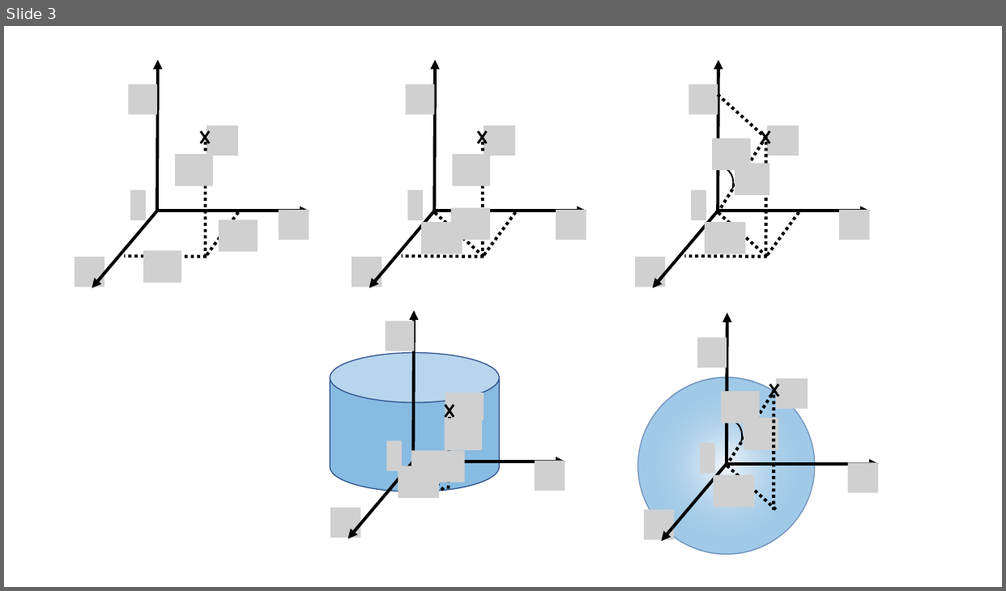
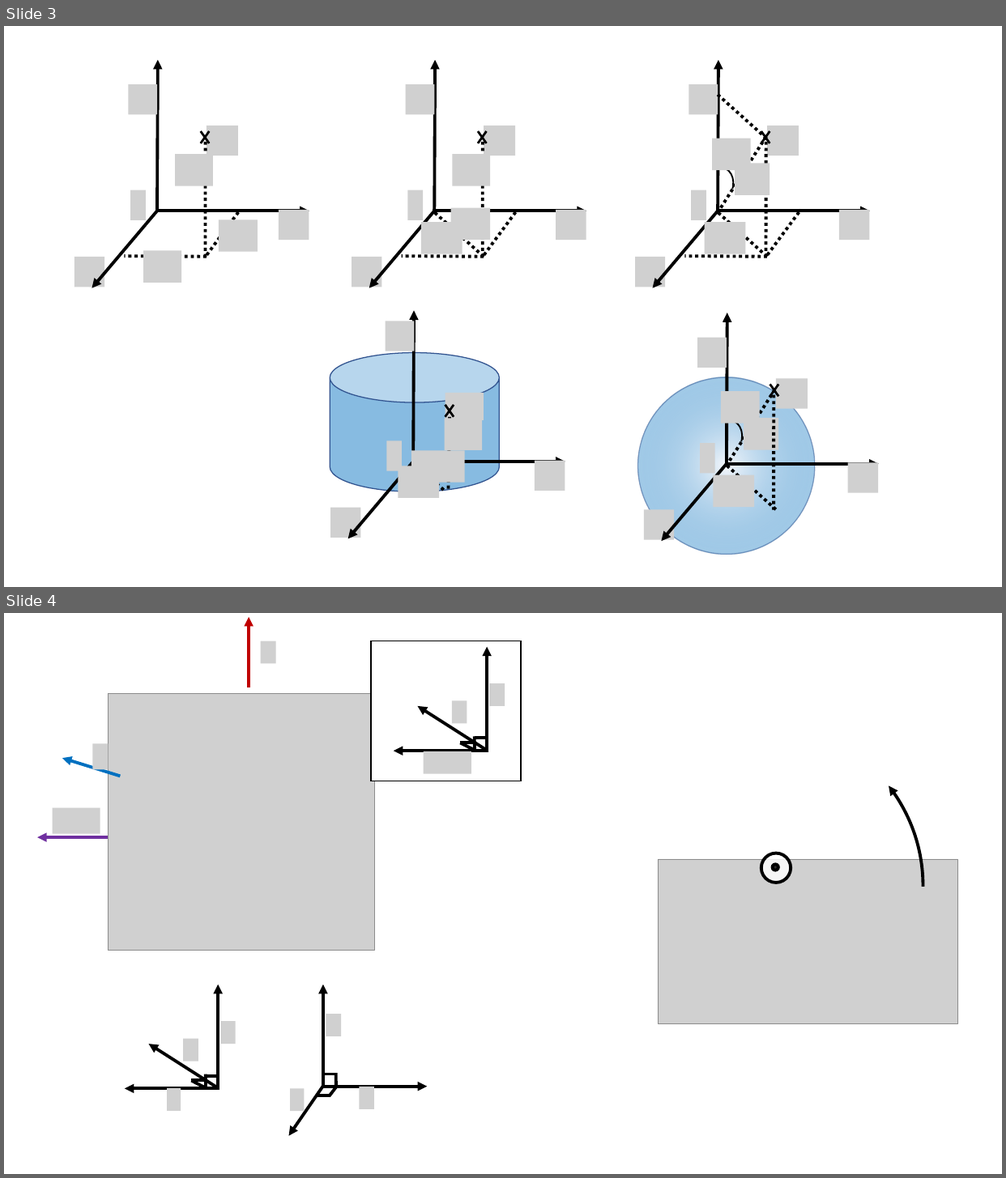
Before and after one commit to OSTP/PhysicsArtofModelling, a slide deck: tex/figures/Vectors/Figures.pptx. Shown one above the other, each under a label of ours: slide 3 before the commit, slides 3 and 4 after it. The pictures are 1006x591 and 1006x1178 pixels, drawn with LibreOffice and Linux fonts; fonts in the diff are those of the drawing; grey boxes stand for pictures. Boxes give left, top, right and bottom in pixels: in the first picture for what was removed or moved away, otherwise in the second. Text is boxed around its words. In the diff, an @@ line names an element or a change of style, - is before the commit and + after.

```diff
--- a/tex/figures/Vectors/Figures.pptx
+++ b/tex/figures/Vectors/Figures.pptx
@@ slide 4 added at [4,613,1002,1174], background #FFFFFF @@
@@ group added at [37,617,522,951]: 7 pictures, 6 arrows, 4 lines, 1 rectangle @@
@@ group added at [599,724,957,1048]: 2 ellipses, 1 picture, 1 arc (boxed as its full ellipse) @@
@@ group added at [125,985,427,1136]: 8 lines, 6 arrows, 6 pictures @@
```
Also in this commit, not shown: 1 slide removed, 8 other files.
